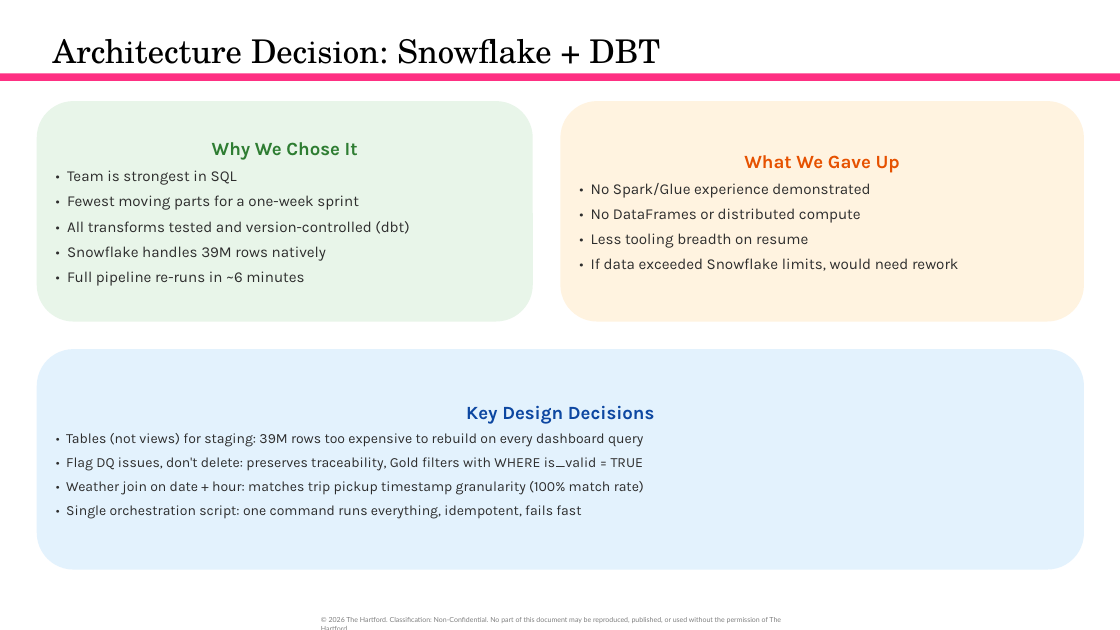
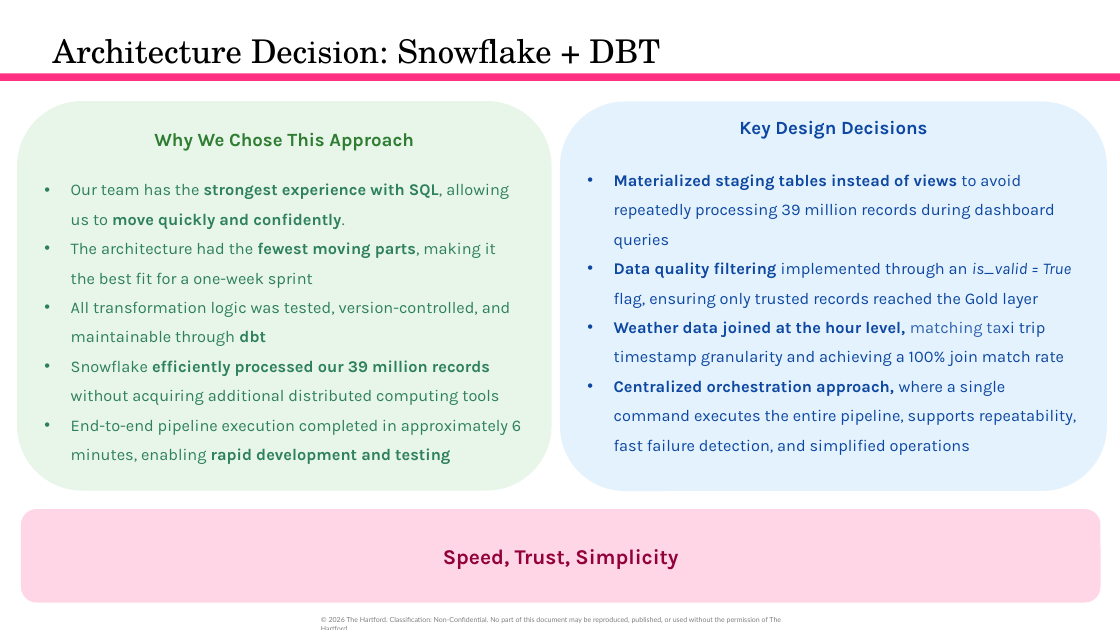
Before and after one commit to orlandojmarin/nyc-taxi-capstone, a slide deck: slide 9 of docs/TEST_Capstone_Presentation.pptx. Drawn at 1120x630 pixels with LibreOffice and Linux fonts; fonts in the diff are those of the drawing. Boxes give left, top, right and bottom in pixels: in the first picture for what was removed or moved away, otherwise in the second. Text is boxed around its words. In the diff, an @@ line names an element or a change of style, - is before the commit and + after.

```diff
--- a/docs/TEST_Capstone_Presentation.pptx
+++ b/docs/TEST_Capstone_Presentation.pptx
@@ rounded rectangle "Why We Chose This Approach" resized from (x1=37, y1=101, x2=534, y2=321) to (x1=17, y1=101, x2=551, y2=491) @@
@@ rounded rectangle "Key Design Decisions" resized from (x1=37, y1=350, x2=1085, y2=570) to (x1=560, y1=102, x2=1107, y2=492) @@
@@ rounded rectangle removed at (x1=560, y1=101, x2=1084, y2=321) @@
-What We Gave Up
-• No Spark/Glue experience demonstrated
-• No DataFrames or distributed compute
-• Less tooling breadth on resume
-• If data exceeded Snowflake limits, would need rework
@@ text in rounded rectangle at (x1=71, y1=133, x2=521, y2=464): text changed; size 13 to 14 pt; text colour #2D2D2D to #2D805D @@
-Why We Chose It
-• Team is strongest in SQL
-• Fewest moving parts for a one-week sprint
-• All transforms tested and version-controlled (dbt)
-• Snowflake handles 39M rows natively
-• Full pipeline re-runs in ~6 minutes
+Why We Chose This Approach
+• Our team has the strongest experience with SQL, allowing us to move quickly and confidently.
+• The architecture had the fewest moving parts, making it the best fit for a one-week sprint
+• All transformation logic was tested, version-controlled, and maintainable through dbt
+• Snowflake efficiently processed our 39 million records without acquiring additional distributed computing tools
+• End-to-end pipeline execution completed in approximately 6 minutes, enabling rapid development and testing
@@ text in rounded rectangle at (x1=614, y1=174, x2=1077, y2=455): text changed; size 12 to 14 pt; text colour #2D2D2D to #0D47A1 @@
-• Tables (not views) for staging: 39M rows too expensive to rebuild on every dashboard query
-• Flag DQ issues, don't delete: preserves traceability, Gold filters with WHERE is_valid = TRUE
-• Weather join on date + hour: matches trip pickup timestamp granularity (100% match rate)
-• Single orchestration script: one command runs everything, idempotent, fails fast
+• Materialized staging tables instead of views to avoid repeatedly processing 39 million records during dashboard queries
+• Data quality filtering implemented through an is_valid = True flag, ensuring only trusted records reached the Gold layer
+• Weather data joined at the hour level, matching taxi trip timestamp granularity and achieving a 100% join match rate
+• Centralized orchestration approach, where a single command executes the entire pipeline, supports repeatability, fast failure detection, and simplified operations
@@ rounded rectangle added at (x1=21, y1=509, x2=1101, y2=602), fill #FFD6E6, 18 pt, text #93013B, bold @@
+Speed, Trust, Simplicity
```
Also in this commit, not shown: 12 other slides changed, 6 slides added, 19 slides removed, 2 other files.
